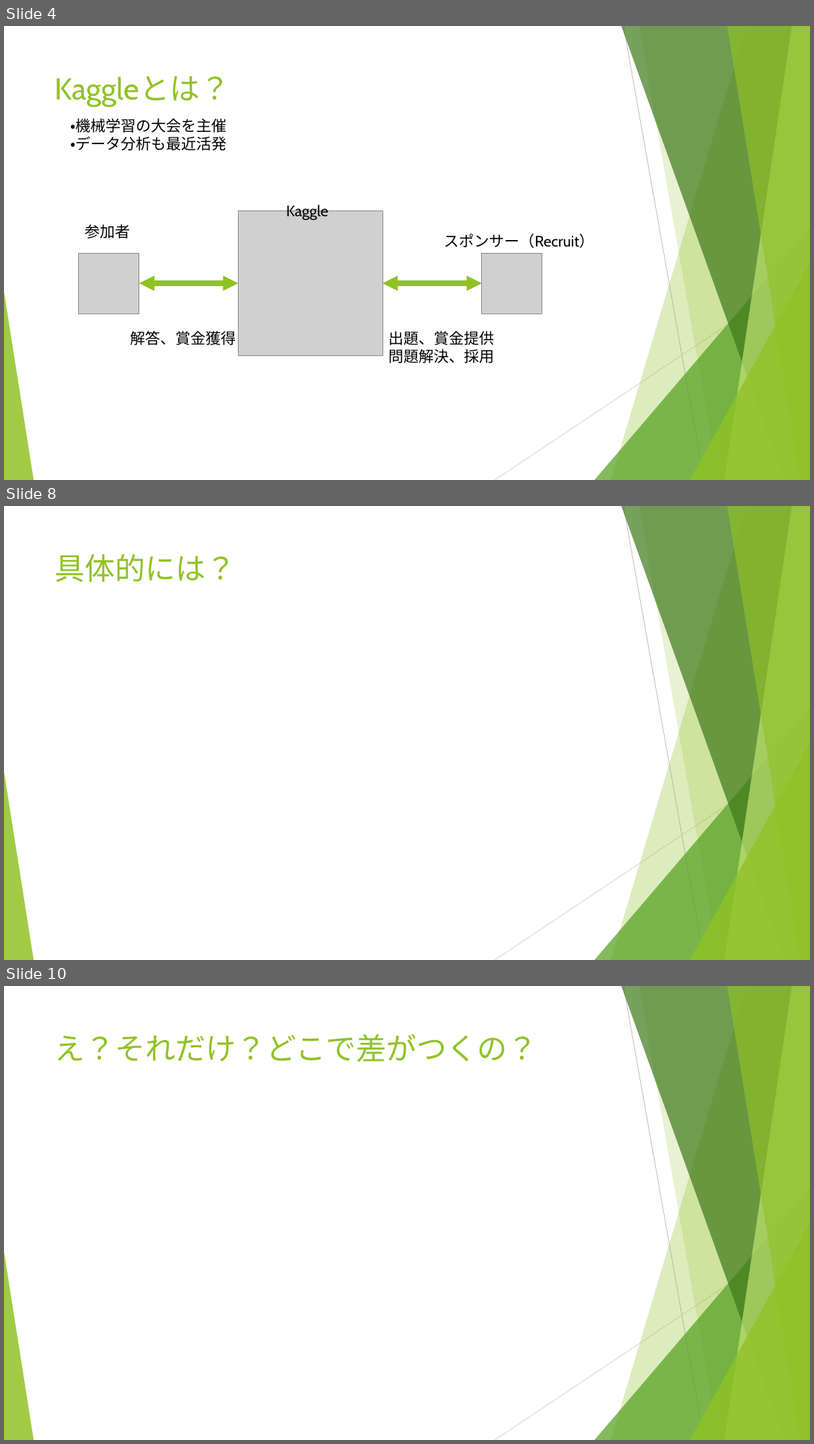
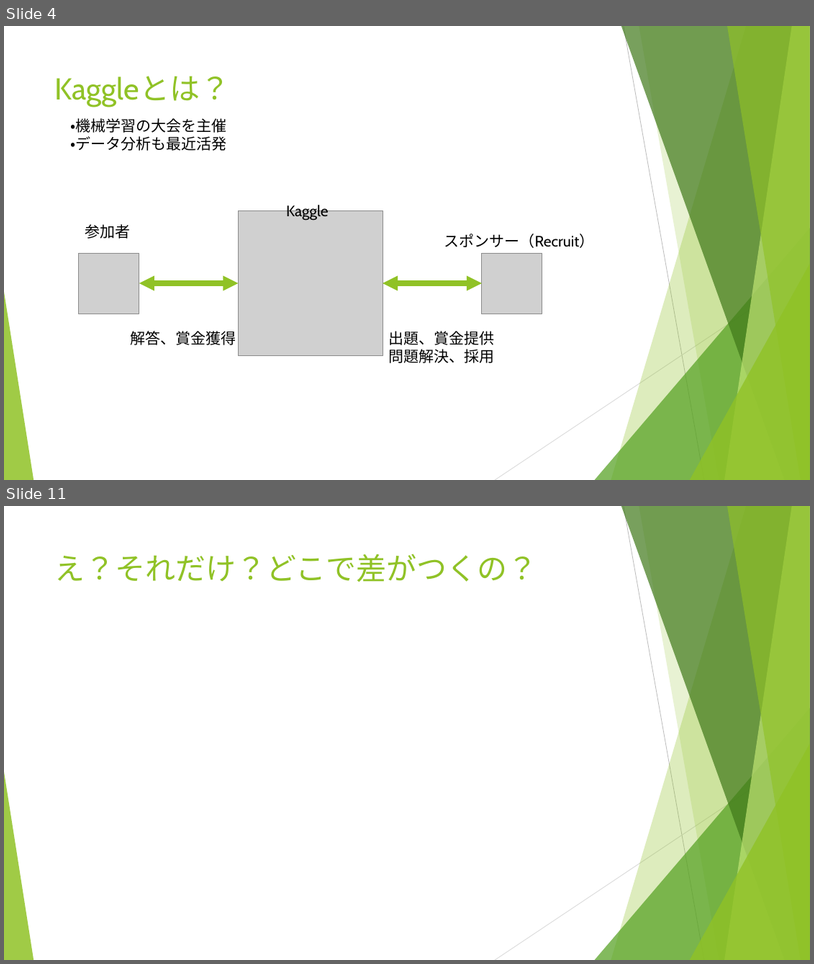
Before and after one commit to backonhighway/kaggle_recruit, a slide deck: 猫でもわかるKaggle.pptx. Shown one above the other, each under a label of ours: slides 4, 8 and 10 before the commit, slides 4 and 11 after it; the slides between them are not shown. The pictures are 814x1444 and 814x964 pixels, drawn with LibreOffice and Linux fonts; fonts in the diff are those of the drawing; grey boxes stand for pictures. Boxes give left, top, right and bottom in pixels: in the first picture for what was removed or moved away, otherwise in the second. Text is boxed around its words. In the diff, an @@ line names an element or a change of style, - is before the commit and + after.

```diff
--- a/猫でもわかるKaggle.pptx
+++ b/猫でもわかるKaggle.pptx
@@ slide 8 removed at (x1=4, y1=506, x2=810, y2=960), background #FFFFFF; not listed: 10 template elements that a slide beside it also shows @@
@@ title removed at (x1=55, y1=554, x2=237, y2=582) @@
-具体的には？
@@ what was slide 10 is now slide 11 @@
```
Also in this commit, not shown: 5 slides changed, 5 slides added, 2 other slides removed.
